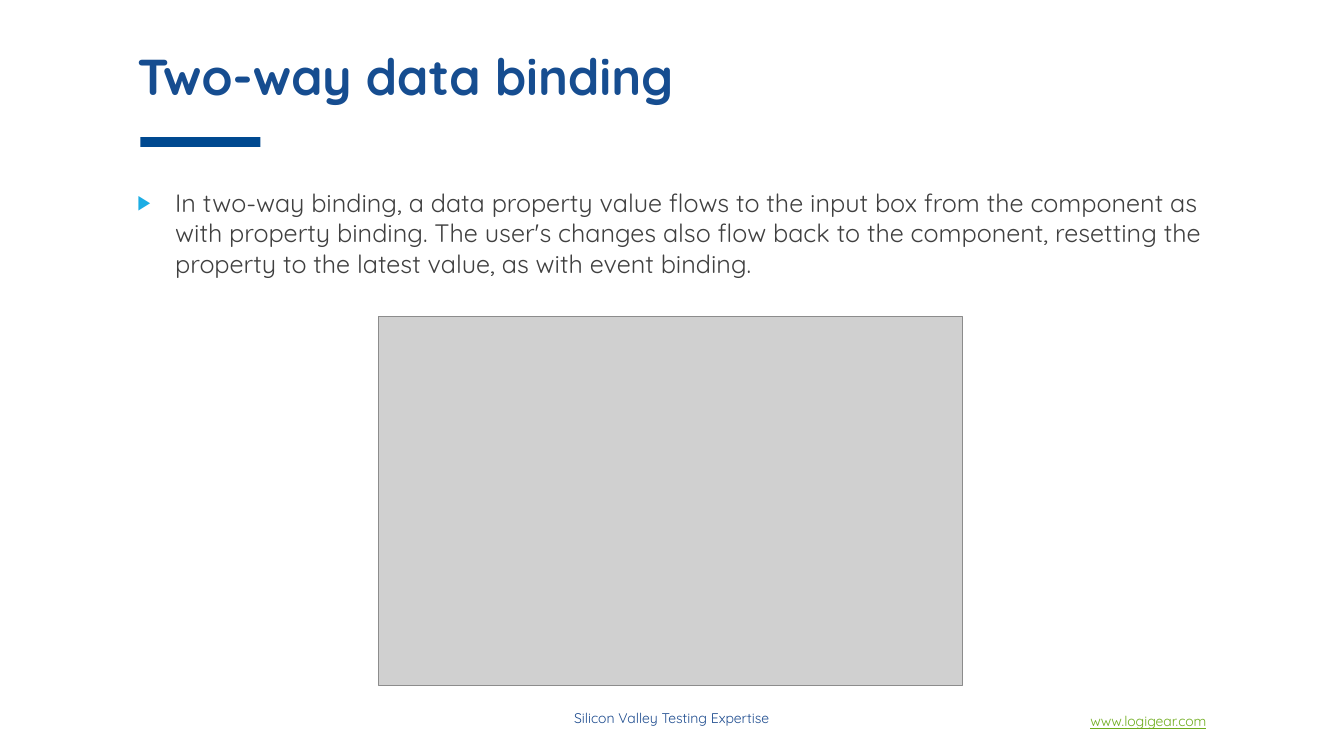
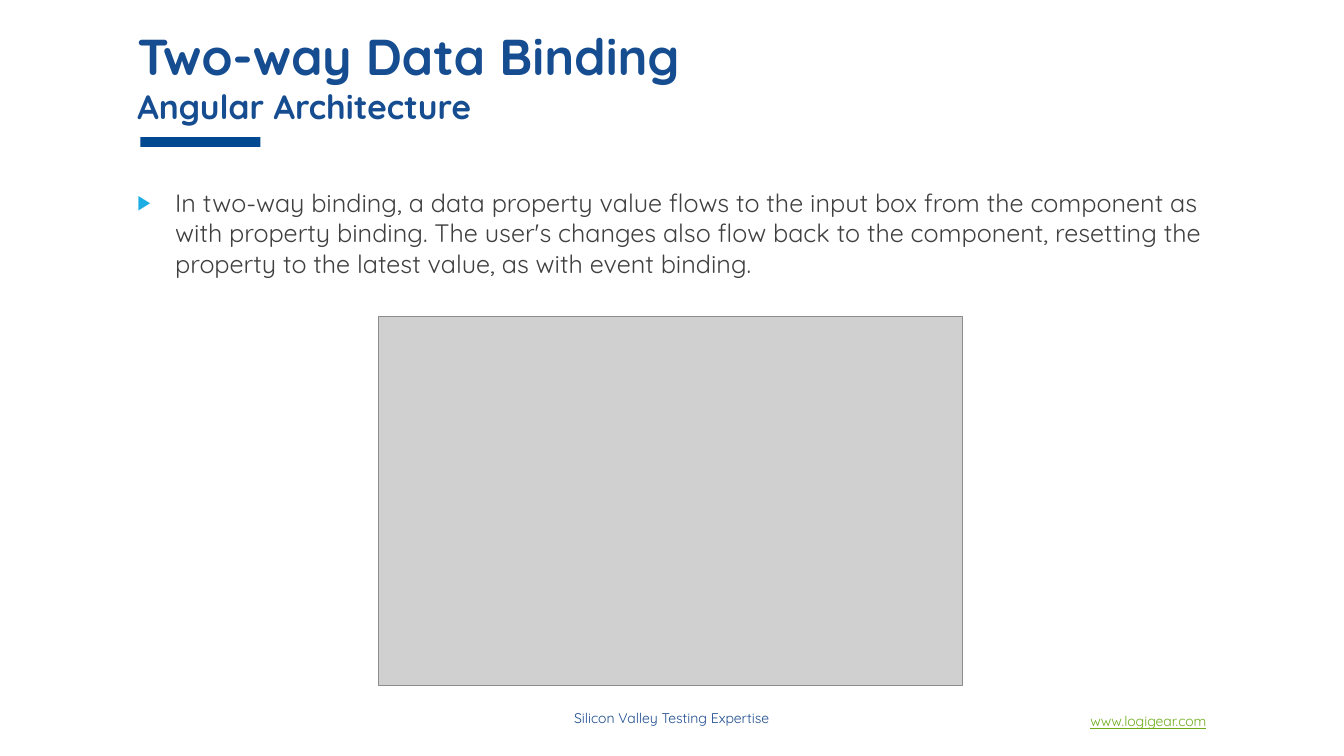
Before and after one commit to phongha1912/spring, a slide deck: slide 10 of doc/material/slides/section_2/Angular concepts.pptx (slide 18 before the commit). Drawn at 1344x756 pixels with LibreOffice and Linux fonts; fonts in the diff are those of the drawing; grey boxes stand for pictures; background and template pictures are left out. Boxes give left, top, right and bottom in pixels: in the first picture for what was removed or moved away, otherwise in the second. Text is boxed around its words. In the diff, an @@ line names an element or a change of style, - is before the commit and + after.

```diff
--- a/doc/material/slides/section_2/Angular concepts.pptx
+++ b/doc/material/slides/section_2/Angular concepts.pptx
@@ title at (x1=137, y1=37, x2=679, y2=126): text changed; size 36 to 24 pt @@
-Two-way data binding
+Two-way Data Binding
+Angular Architecture
```
Also in this commit, not shown: 6 other slides changed, 12 slides added, 26 slides removed.
